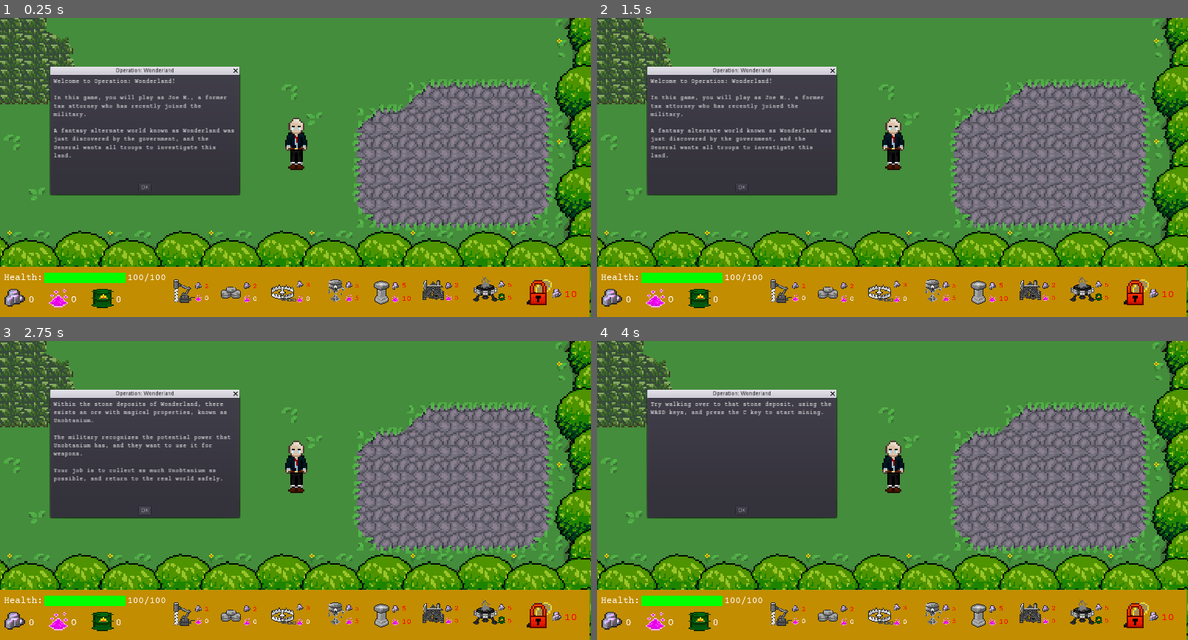
Above: before the commit, frames 1-4 (two rows, left to right).
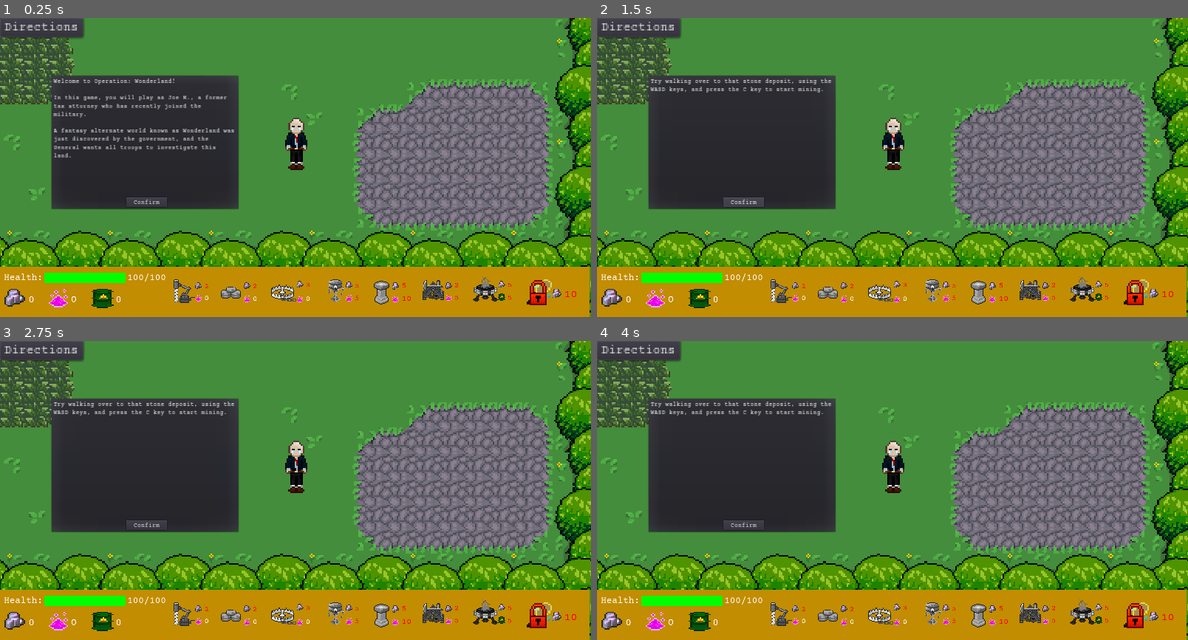
Above: after the commit, the same moments.

Repository: rakthalekk/CSC281-Project
Game: Godot game, scene res://src/Tutorial.tscn
Two runs of this game, one before a commit and one after it. Both use one fixed random seed, a clock stepped at 60 frames per second and the inputs below. This scene is started directly instead of the project's main scene. The engine's default icon, where the game draws it, is replaced by a stand-in: a white triangle on a blue panel in a dark square.
Inputs (mouse positions are in pixels of both pictures, inside the frame that each line leads up to):
- Up to frame 1 (0.25 s): no input
- Up to frame 2 (1.5 s): click (744, 203) at 0.5 s, where only the run after the commit has a clickable "Confirm"; click (744, 203) at 1.25 s, where only the run after the commit has a clickable "Confirm"
- Up to frame 3 (2.75 s): click (141, 511) at 2 s, where only the run before the commit has a clickable "OK"
- Up to frame 4 (4 s): click (738, 511) at 2.75 s, where only the run before the commit has a clickable "OK"; tap C (manual_mine) at 3.5 s; move the mouse to (1022, 475) at 3.52 s; hold D (right) from 3.53 s (still down); hold 1 (1) from 3.53 s (still down); tap 2 (2) at 3.8 s

The runs differ from the first frame. In frame 1, 3.5% of the frame differs, in the area x 0-94%, y 0-94%; in frame 2, 5.0%; in frame 3, 4.9%; in frame 4, 3.5%.

Commit message:
tutorial fix, bear trap seems fine?

Diff:
--- a/281-Project/src/HUD.tscn
+++ b/281-Project/src/HUD.tscn
@@ -517,7 +517,6 @@
 [node name="Fairy Swatter" type="AnimatedSprite" parent="."]
 position = Vector2( 1368, 696 )
 frames = SubResource( 9 )
-frame = 3
 playing = true
 
 [node name="Fairy Swatter Lock" type="TextureButton" parent="Fairy Swatter"]
@@ -591,9 +590,6 @@
 rect_scale = Vector2( 0.75, 0.75 )
 texture_normal = ExtResource( 17 )
 
-[node name="Sprite" type="Sprite" parent="PauseMenu"]
-position = Vector2( 742, 276 )
-
 [connection signal="toggled" from="Drill Item" to="." method="_on_Drill_Item_toggled"]
 [connection signal="toggled" from="Wall Item" to="." method="_on_Wall_Item_toggled"]
 [connection signal="toggled" from="Bear Trap Item" to="." method="_on_Bear_Trap_Item_toggled"]
--- a/281-Project/src/MainMenu.tscn
+++ b/281-Project/src/MainMenu.tscn
@@ -10,9 +10,6 @@
 anchor_right = 1.0
 anchor_bottom = 1.0
 script = ExtResource( 1 )
-__meta__ = {
-"_edit_use_anchors_": false
-}
 
 [node name="Logo" type="Sprite" parent="."]
 position = Vector2( 753, 222 )
--- a/281-Project/src/OilRig.tscn
+++ b/281-Project/src/OilRig.tscn
@@ -1,10 +1,11 @@
-[gd_scene load_steps=11 format=2]
+[gd_scene load_steps=12 format=2]
 
 [ext_resource path="res://src/OilRig.gd" type="Script" id=1]
 [ext_resource path="res://assets/Structures/oilpumpanimation.png" type="Texture" id=2]
 [ext_resource path="res://assets/Structures/healring.png" type="Texture" id=3]
 [ext_resource path="res://assets/Sounds/208111__planman__poof-of-smoke.wav" type="AudioStream" id=4]
 [ext_resource path="res://assets/Sounds/243400__freakinbehemoth__woosh.wav" type="AudioStream" id=5]
+[ext_resource path="res://assets/Sounds/410363__benjaminnelan__metal-tap.wav" type="AudioStream" id=6]
 
 [sub_resource type="RectangleShape2D" id=1]
 extents = Vector2( 24, 26 )
@@ -132,6 +133,12 @@
 attenuation = 2.63902
 bus = "Structure"
 
+[node name="HitSound" type="AudioStreamPlayer2D" parent="."]
+stream = ExtResource( 6 )
+volume_db = 3.873
+max_distance = 1000.0
+attenuation = 1.8025
+
 [connection signal="timeout" from="Timer" to="." method="_on_Timer_timeout"]
 [connection signal="timeout" from="InvincibilityTimer" to="." method="_on_InvincibilityTimer_timeout"]
 [connection signal="timeout" from="HealRingTimer" to="." method="_on_HealRingTimer_timeout"]
--- a/281-Project/src/Tutorial.tscn
+++ b/281-Project/src/Tutorial.tscn
@@ -14,6 +14,9 @@
 
 [sub_resource type="DynamicFont" id=1]
 use_filter = true
+font_data = ExtResource( 10 )
+
+[sub_resource type="DynamicFont" id=2]
 font_data = ExtResource( 10 )
 
 [node name="Tutorial" type="Node2D"]
@@ -33,13 +36,13 @@
 
 [node name="HUD" parent="." instance=ExtResource( 6 )]
 
-[node name="TutorialPopup" type="AcceptDialog" parent="HUD"]
+[node name="TutorialPopup" type="PopupDialog" parent="HUD"]
 pause_mode = 2
+visible = true
 margin_left = 128.0
 margin_top = 144.0
 margin_right = 608.0
-margin_bottom = 449.0
-window_title = "Operation: Wonderland"
+margin_bottom = 488.0
 script = ExtResource( 8 )
 
 [node name="Text" type="Label" parent="HUD/TutorialPopup"]
@@ -48,9 +51,9 @@
 anchor_right = 0.5
 anchor_bottom = 0.5
 margin_left = -232.0
-margin_top = -144.5
+margin_top = -164.0
 margin_right = 232.0
-margin_bottom = 116.5
+margin_bottom = 136.0
 custom_fonts/font = SubResource( 1 )
 text = "Good work! You've completed the tutorial!
 
@@ -62,6 +65,34 @@
 [node name="TransitionTimer" type="Timer" parent="HUD/TutorialPopup"]
 wait_time = 0.05
 one_shot = true
+
+[node name="Confirm" type="Button" parent="HUD/TutorialPopup"]
+anchor_left = 0.5
+anchor_top = 1.0
+anchor_right = 0.5
+anchor_bottom = 1.0
+margin_left = -48.0
+margin_top = -32.0
+margin_right = 56.0
+margin_bottom = -7.0
+custom_fonts/font = SubResource( 2 )
+text = "Confirm"
+
+[node name="Previous" type="Button" parent="HUD/TutorialPopup"]
+margin_left = 8.0
+margin_top = 312.0
+margin_right = 120.0
+margin_bottom = 337.0
+custom_fonts/font = SubResource( 2 )
+text = "Previous"
+
+[node name="Next" type="Button" parent="HUD/TutorialPopup"]
+margin_left = 376.0
+margin_top = 312.0
+margin_right = 472.0
+margin_bottom = 337.0
+custom_fonts/font = SubResource( 2 )
+text = "Next"
 
 [node name="Finish" type="TextureButton" parent="HUD"]
 visible = false
@@ -75,6 +106,13 @@
 rect_scale = Vector2( 0.75, 0.75 )
 disabled = true
 texture_normal = ExtResource( 11 )
+
+[node name="Directions" type="Button" parent="HUD"]
+margin_right = 78.0
+margin_bottom = 20.0
+rect_scale = Vector2( 2, 2 )
+custom_fonts/font = SubResource( 2 )
+text = "Directions"
 
 [node name="TileHighlight" type="ColorRect" parent="."]
 visible = false
@@ -114,9 +152,12 @@
 
 [connection signal="just_purchased" from="HUD" to="Entities/Player" method="_on_HUD_just_purchased"]
 [connection signal="unlocked_fairy_swatter" from="HUD" to="Entities/Player" method="_on_HUD_unlocked_fairy_swatter"]
-[connection signal="confirmed" from="HUD/TutorialPopup" to="HUD/TutorialPopup" method="_on_TutorialPopup_confirmed"]
 [connection signal="timeout" from="HUD/TutorialPopup/TransitionTimer" to="HUD/TutorialPopup" method="_on_TransitionTimer_timeout"]
+[connection signal="pressed" from="HUD/TutorialPopup/Confirm" to="HUD/TutorialPopup" method="_on_Confirm_pressed"]
+[connection signal="pressed" from="HUD/TutorialPopup/Previous" to="HUD/TutorialPopup" method="_on_Previous_pressed"]
+[connection signal="pressed" from="HUD/TutorialPopup/Next" to="HUD/TutorialPopup" method="_on_Next_pressed"]
 [connection signal="pressed" from="HUD/Finish" to="HUD/TutorialPopup" method="_on_Finish_pressed"]
+[connection signal="pressed" from="HUD/Directions" to="HUD/TutorialPopup" method="_on_Directions_pressed"]
 [connection signal="is_interacting" from="Entities/Player" to="HUD" method="_on_Player_is_interacting"]
 [connection signal="is_manual_mining" from="Entities/Player" to="HUD" method="_on_Player_is_manual_mining"]
 [connection signal="place_structure" from="Entities/Player" to="." method="_on_Player_place_structure"]
--- a/281-Project/src/TutorialPopup.gd
+++ b/281-Project/src/TutorialPopup.gd
@@ -1,7 +1,8 @@
-extends AcceptDialog
+extends PopupDialog
 
 
 var text = ""
+var display_idx = 0
 var dialog_idx = 0
 var cont = true
 var dialog = ["Welcome to Operation: Wonderland!\n\nIn this game, you will play as Joe M., a former tax attorney who has recently joined the military.\n\nA fantasy alternate world known as Wonderland was just discovered by the government, and the General wants all troops to investigate this land.",
@@ -12,10 +13,10 @@
 "Now that you've obtained the Fairy Zapper, walk north to the glowing log, and press E.\n\nYou can harvest Fairy Dust by interacting next to the log while it is glowing, and create new structures with it.\n\nCollect 3 Fairy Dust.",
 "Excellent! To save you some time gathering more resources, here's 50 Unobtanium and Fairy Dust.\n\nNow, why don't you try fighting some enemies? There's a burrow of bunnies off to your left.",
 "These bunnies may look cute, but they will hurt you if you get close to them. It's best to defeat them before they can …(183 unchanged characters)…
-"Seems like they just keep coming, and it would be exhausting to keep fighting them on your own.\n\nTry placing a turret a small distance from the burrow. Click the third icon (or press 3) and place a turret.",
+"Seems like they just keep coming, and it would be exhausting to keep fighting them on your own.\n\nTry placing a turret a small distance from the burrow. Click the fourth icon (or press 4) and place a turret.",
 "That should fend them off for a bit. You can also place sandbag walls to protect the turret or other structures from b …(244 unchanged characters)…
-"Move up further north, and look for some dragon bones. You can harvest oil from them by placing an Oil Rig on them.\n\nClick the fifth icon (or press 5) to select an oil rig, and place it on the bones to gain Dragon Oil.\n\nCollect 5 Dragon Oil.",
-"Using Dragon Oil, you can create a Fire Tower (item 6). This is a powerful structure that dea …(242 unchanged characters)…
+"Move up further north, and look for some dragon bones. You can harvest oil from them by placing an Oil Rig on them.\n\nClick the sixth icon (or press 6) to select an oil rig, and place it on the bones to gain Dragon Oil.\n\nCollect 5 Dragon Oil.",
+"Using Dragon Oil, you can create a Fire Tower (item 7). This is a powerful structure that dea …(242 unchanged characters)…
 "Good work! You've completed the tutorial!\n\nThere are two other available structures: the Healing Tower and the Bear  …(310 unchanged characters)…
 
 onready var parent = $".."
@@ -24,6 +25,9 @@
 onready var tilemap = $"../../Navigation2D/TileMap"
 onready var enemy_manager = $"../../Entities/EnemyManager"
 onready var label = $Text
+onready var confirm = $Confirm
+onready var previous = $Previous
+onready var next = $Next
 onready var finish = $"../Finish"
 
 func _ready():
@@ -55,11 +59,17 @@
 
 
 func show_next_message():
+	$Previous.visible = false
+	$Previous.disabled = true
+	$Next.visible = false
+	$Next.disabled = true
+
 	show()
 	get_tree().paused = true
 	label.text = dialog[dialog_idx]
 	parent.disable_pause = true
 	dialog_idx += 1
+	display_idx = dialog_idx - 1
 
 	if dialog_idx == 3:
 		cont = false
@@ -72,7 +82,52 @@
 		burrow.enable()
 
 
-func _on_TutorialPopup_confirmed():
+func _on_TransitionTimer_timeout():
+	show_next_message()
+
+
+func _on_Finish_pressed():
+	get_tree().change_scene("res://src/MainMenu.tscn")
+
+
+func check_next_previous():
+	if display_idx < dialog_idx - 1:
+		$Next.visible = true
+		$Next.disabled = false
+	else:
+		$Next.visible = false
+		$Next.disabled = true
+
+	if display_idx > 0:
+		$Previous.visible = true
+		$Previous.disabled = false
+	else:
+		$Previous.visible = false
+		$Previous.disabled = true
+
+func _on_Directions_pressed():
+	display_idx = dialog_idx - 1
+	check_next_previous()
+	label.text = dialog[display_idx]
+	show()
+
+
+func _on_Previous_pressed():
+	display_idx -= 1
+	check_next_previous()
+	label.text = dialog[display_idx]
+	show()
+
+
+func _on_Next_pressed():
+	display_idx += 1
+	check_next_previous()
+	label.text = dialog[display_idx]
+	show()
+
+
+func hide_popup_thing():
+	hide()
 	if dialog_idx == 10:
 		$TransitionTimer.start(10)
 	if dialog_idx == 13:
@@ -86,9 +141,5 @@
 		parent.disable_pause = false
 
 
-func _on_TransitionTimer_timeout():
-	show_next_message()
-
-
-func _on_Finish_pressed():
-	get_tree().change_scene("res://src/Main.tscn")
+func _on_Confirm_pressed():
+	hide_popup_thing()
Not shown: 1 places in 281-Project/src/Tutorial.tscn that only renumber resources
